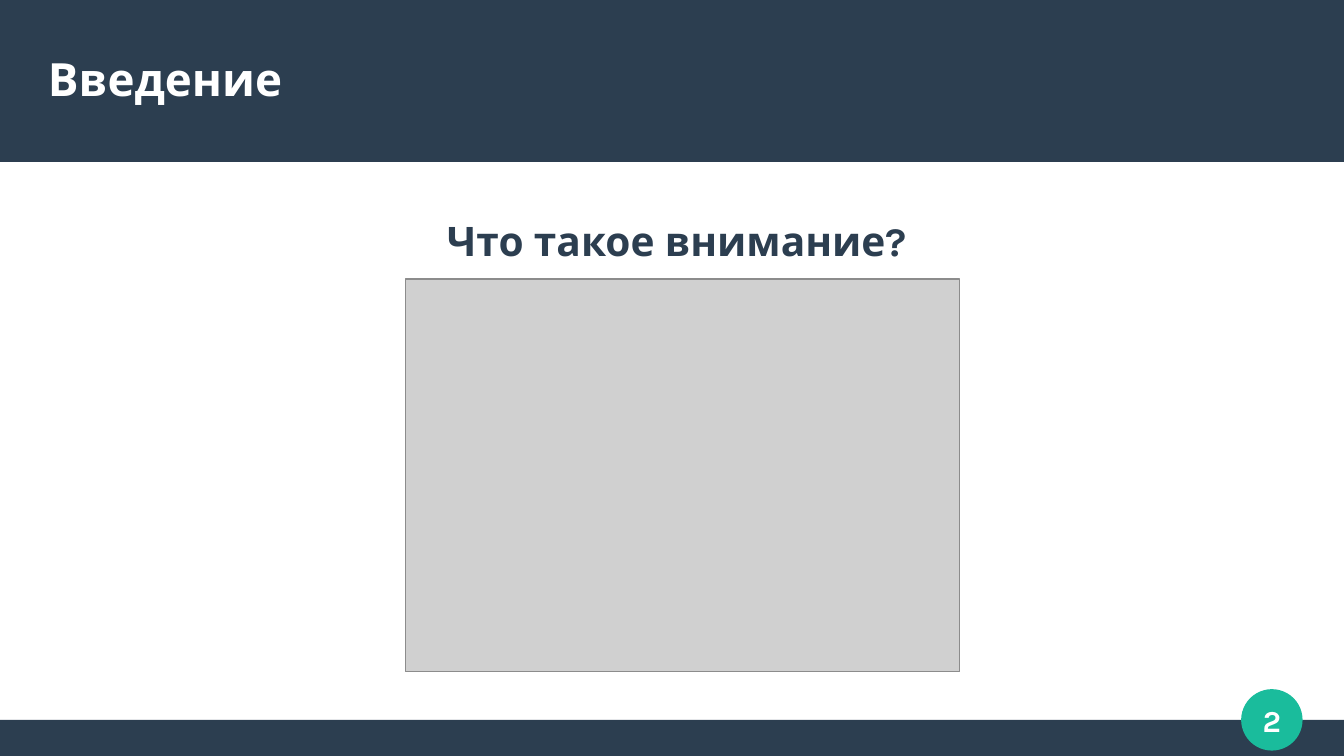
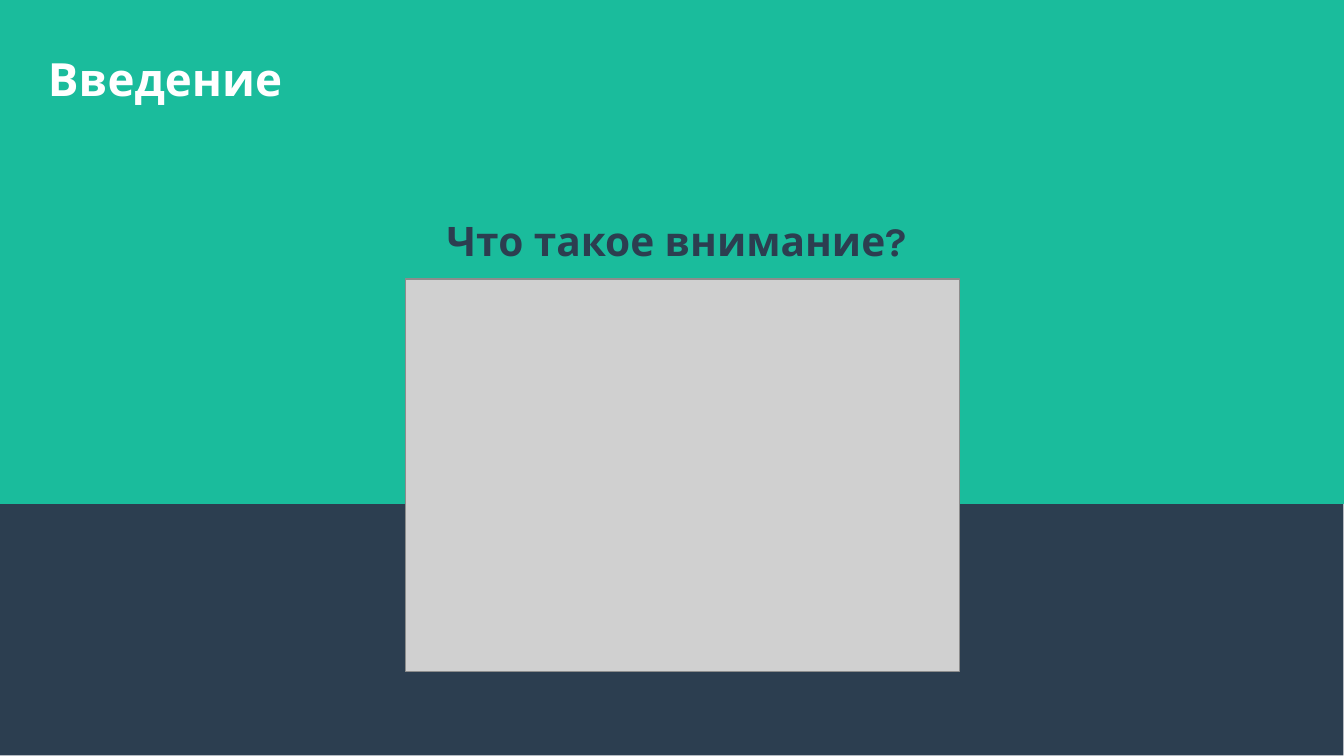
Before and after one commit to Zorinal/FilmBot, a slide deck: slide 3 of texts/Трансфомеры.pptx (slide 2 before the commit). Drawn at 1344x756 pixels with LibreOffice and Linux fonts; fonts in the diff are those of the drawing; grey boxes stand for pictures. Boxes give left, top, right and bottom in pixels: in the first picture for what was removed or moved away, otherwise in the second. Text is boxed around its words. In the diff, an @@ line names an element or a change of style, - is before the commit and + after.

```diff
--- a/texts/Трансфомеры.pptx
+++ b/texts/Трансфомеры.pptx
@@ rectangle: place and size @@
-rectangle at box(0, 0, 1344, 162)
+rectangle at box(0, 0, 1344, 756)
@@ rectangle added at box(0, 0, 1344, 504), fill #1ABC9C, outline #1ABC9C 0.85 pt @@
@@ ellipse removed at box(1243, 690, 1303, 750) @@
@@ page number removed at box(1263, 712, 1281, 732) @@
-2
@@ rectangle removed at box(0, 721, 1344, 756) @@
```
Also in this commit, not shown: 5 other slides changed, 20 slides added, 1 slide removed.
